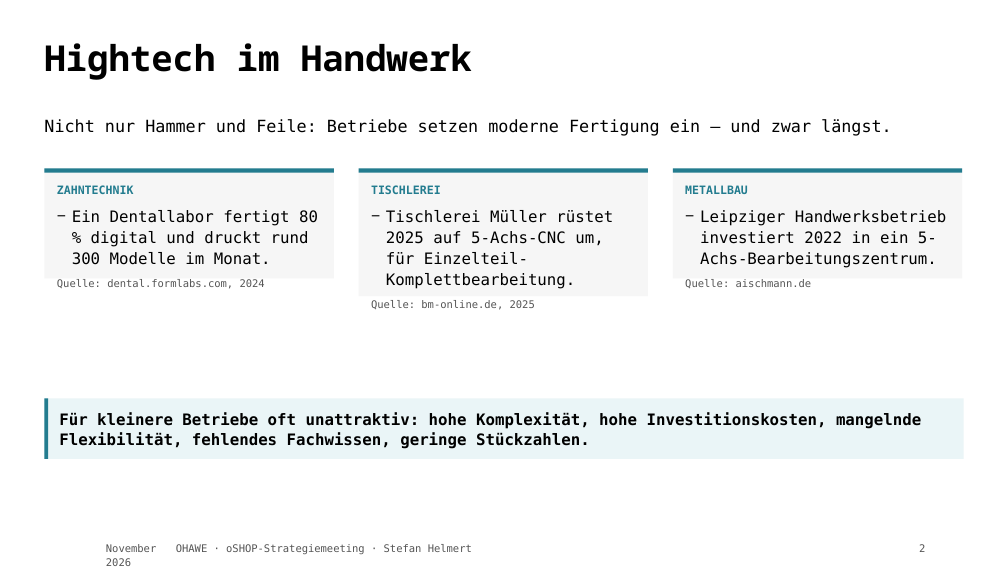
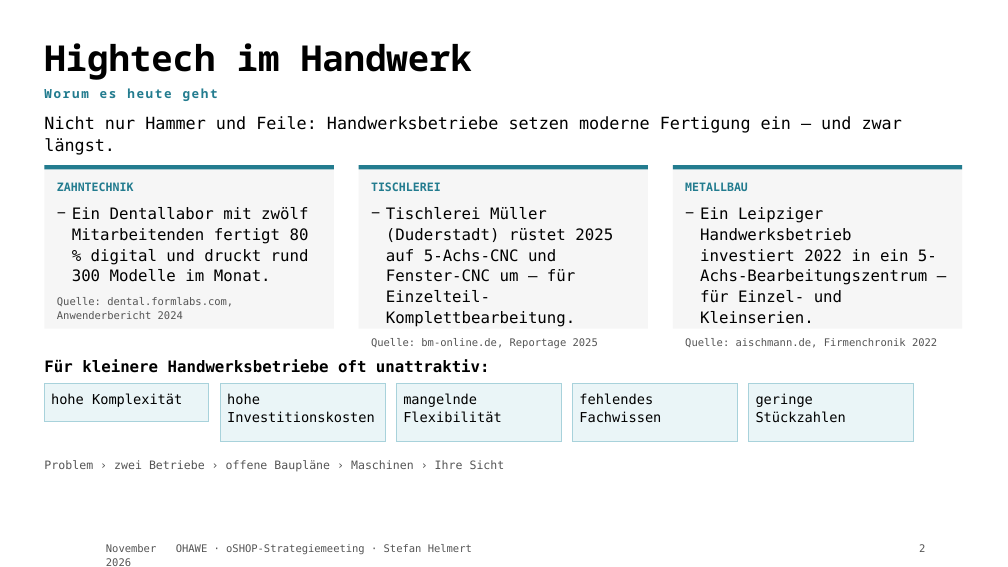
Before and after one commit to TheTesla/slides-oshop-strategieemeeting-ohawe, a slide deck: slide 2 of ohawe-strategie.pptx. Drawn at 1008x567 pixels with LibreOffice and Linux fonts; fonts in the diff are those of the drawing; background and template pictures are left out. Boxes give left, top, right and bottom in pixels: in the first picture for what was removed or moved away, otherwise in the second. Text is boxed around its words. In the diff, an @@ line names an element or a change of style, - is before the commit and + after.

Commit message:
PPTX wieder 1:1 am Original
Die Titelfolie war eine Eigenkonstruktion mit veraltetem Untertitel. Jetzt wie in
der Vorlage: Logos oben, Kicker, OHAWE, Unterzeile, Regel, Name und Fakultät,
Datum in der Fußzeile.

Für alle Folien nachgezogen: Eyebrow-Zeilen, exakte Formulierungen, Chips und
Argumentkette auf Folie 2, Fett-/Kursiv-Auszeichnungen, zweispaltige
Abschlussfolie mit Verbundangabe und Förderlogos, Partner in der Tabelle fett.

Abgleich per Skript: alle 92 sichtbaren Textzeilen der qmd im PPTX vorhanden
(Abweichungen nur Großschreibung der Gewerbe-Labels und Tabellenzellen).

```diff
--- a/ohawe-strategie.pptx
+++ b/ohawe-strategie.pptx
@@ text added at <box>44,88,218,101</box>, 12 pt, text #237C8F, bold @@
+Worum es heute geht
@@ text at <box>44,116,902,155</box>: text changed @@
-Nicht nur Hammer und Feile: Betriebe setzen moderne Fertigung ein — und zwar längst.
+Nicht nur Hammer und Feile: Handwerksbetriebe setzen moderne Fertigung ein — und zwar längst.
@@ rectangle: place and size @@
-rectangle at <box>45,169,334,278</box>
+rectangle at <box>45,165,334,329</box>
@@ rectangle: place and size @@
-rectangle at <box>358,169,648,296</box>
+rectangle at <box>358,165,648,329</box>
@@ 3 rectangles: place and size @@
-3 rectangles at <box>45,169,963,173</box>
+3 rectangles at <box>45,165,963,169</box>
@@ rectangle: place and size @@
-rectangle at <box>673,169,963,278</box>
+rectangle at <box>673,165,963,329</box>
@@ text at <box>57,207,309,319</box>: text changed @@
-− Ein Dentallabor fertigt 80 % digital und druckt rund 300 Modelle im Monat.
-Quelle: dental.formlabs.com, 2024
+− Ein Dentallabor mit zwölf Mitarbeitenden fertigt 80 % digital und druckt rund 300 Modelle im Monat.
+Quelle: dental.formlabs.com, Anwenderbericht 2024
@@ text at <box>371,207,613,348</box>: text changed @@
-− Tischlerei Müller rüstet 2025 auf 5-Achs-CNC um, für Einzelteil-Komplettbearbeitung.
-Quelle: bm-online.de, 2025
+− Tischlerei Müller (Duderstadt) rüstet 2025 auf 5-Achs-CNC und Fenster-CNC um — für Einzelteil-Komplettbearbeitung.
+Quelle: bm-online.de, Reportage 2025
@@ text at <box>685,207,937,348</box>: text changed @@
-− Leipziger Handwerksbetrieb investiert 2022 in ein 5-Achs-Bearbeitungszentrum.
-Quelle: aischmann.de
+− Ein Leipziger Handwerksbetrieb investiert 2022 in ein 5-Achs-Bearbeitungszentrum — für Einzel- und Kleinserien.
+Quelle: aischmann.de, Firmenchronik 2022
@@ text at <box>44,359,490,373</box>: text changed @@
-Für kleinere Betriebe oft unattraktiv: hohe Komplexität, hohe Investitionskosten, mangelnde Flexibilität, fehlendes Fachwissen, geringe Stückzahlen.
+Für kleinere Handwerksbetriebe oft unattraktiv:
@@ rectangle added at <box>45,383,209,421</box>, fill #EAF5F7, outline #A8D2DB 0.94 pt @@
@@ rectangle added at <box>221,383,386,442</box>, fill #EAF5F7, outline #A8D2DB 0.94 pt @@
@@ rectangle added at <box>397,383,562,442</box>, fill #EAF5F7, outline #A8D2DB 0.94 pt @@
@@ rectangle added at <box>573,383,738,442</box>, fill #EAF5F7, outline #A8D2DB 0.94 pt @@
@@ rectangle added at <box>749,383,914,442</box>, fill #EAF5F7, outline #A8D2DB 0.94 pt @@
@@ rectangle removed at <box>45,399,964,459</box> @@
@@ rectangle removed at <box>45,399,48,459</box> @@
@@ text added at <box>51,393,182,407</box>, 13 pt, text #000000 @@
+hohe Komplexität
@@ text added at <box>227,393,375,423</box>, 13 pt, text #000000 @@
+hohe Investitionskosten
@@ text added at <box>403,393,501,423</box>, 13 pt, text #000000 @@
+mangelnde Flexibilität
@@ text added at <box>579,393,661,423</box>, 13 pt, text #000000 @@
+fehlendes Fachwissen
@@ text added at <box>756,393,846,423</box>, 13 pt, text #000000 @@
+geringe Stückzahlen
@@ text added at <box>44,460,505,472</box>, 11 pt, text #555555 @@
+Problem › zwei Betriebe › offene Baupläne › Maschinen › Ihre Sicht
```
Also in this commit, not shown: 10 other slides changed, 2 other files.
